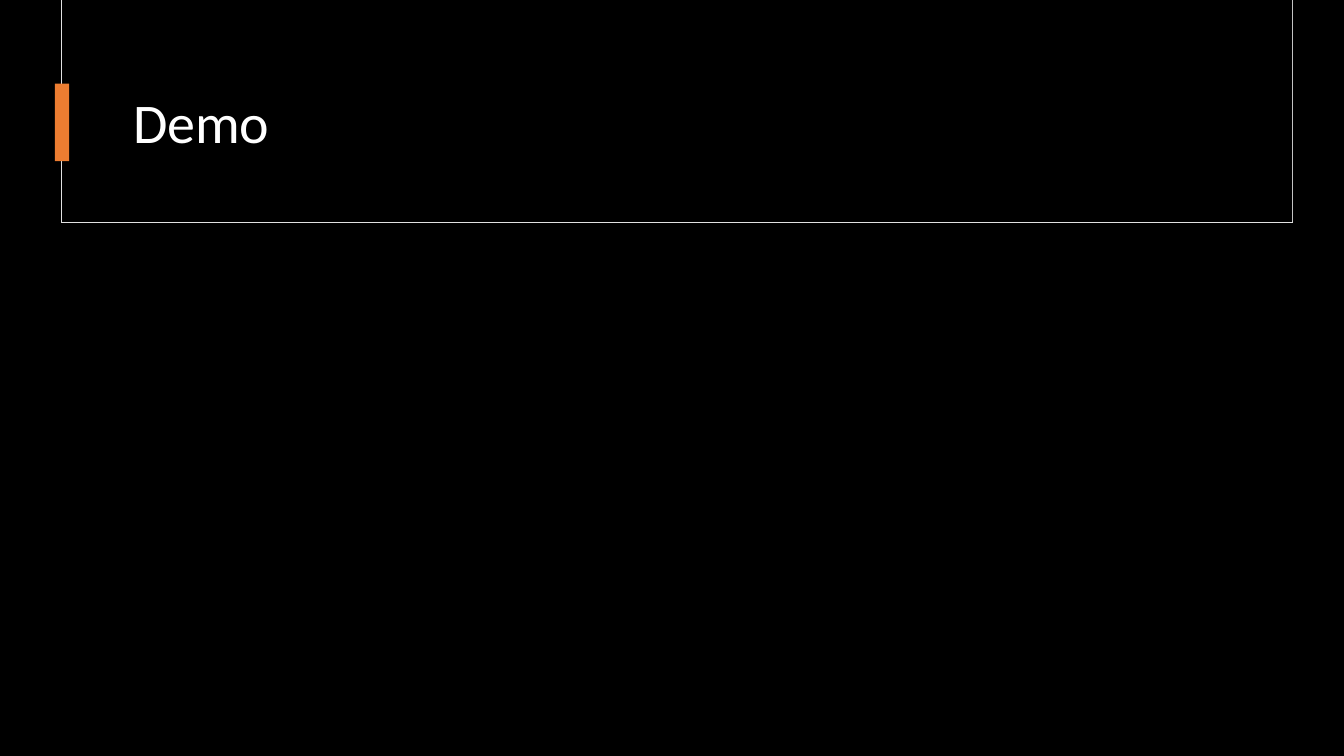
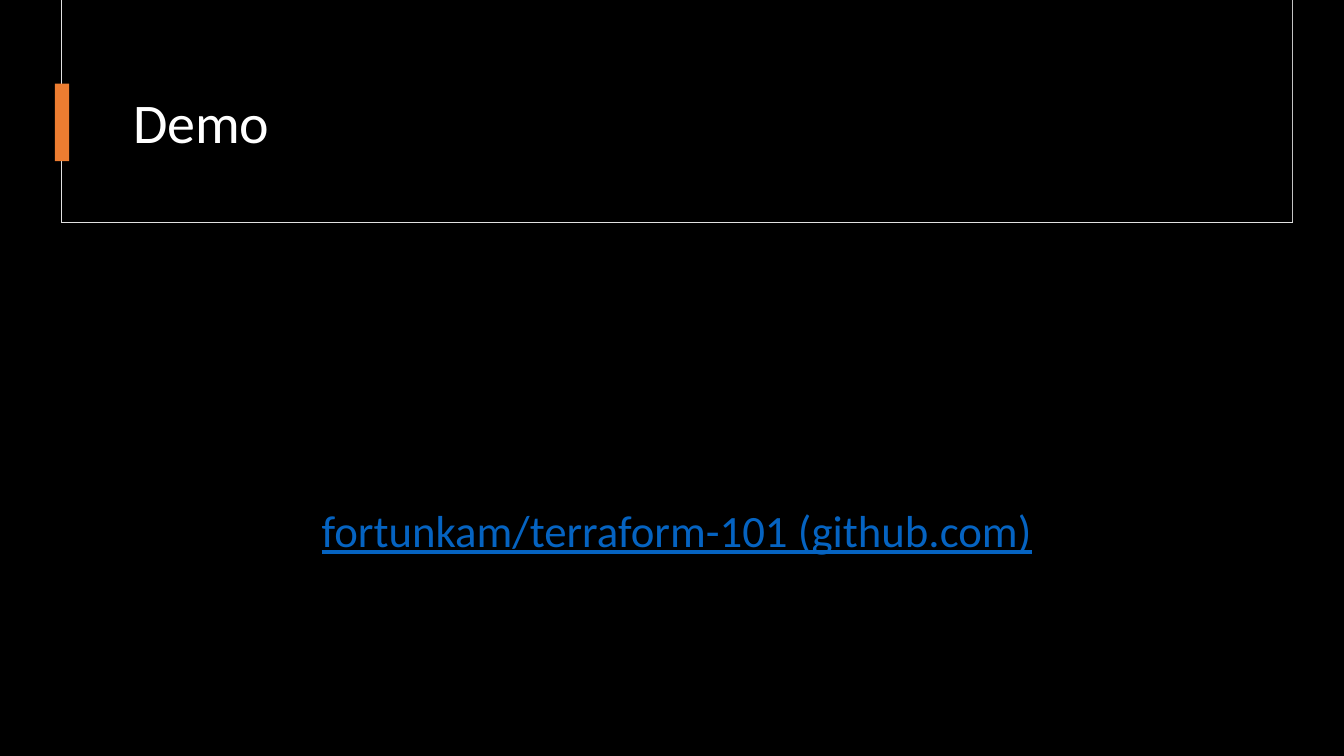
Before and after one commit to fortunkam/terraform-101, a slide deck: slide 8 of presentation/Terraform 101.pptx (slide 7 before the commit). Drawn at 1344x756 pixels with LibreOffice and Linux fonts; fonts in the diff are those of the drawing; background and template pictures are left out. Boxes give left, top, right and bottom in pixels: in the first picture for what was removed or moved away, otherwise in the second. Text is boxed around its words. In the diff, an @@ line names an element or a change of style, - is before the commit and + after.

```diff
--- a/presentation/Terraform 101.pptx
+++ b/presentation/Terraform 101.pptx
@@ text added at (x1=322, y1=514, x2=1032, y2=555), 32 pt, text #0563C1, underline @@
+fortunkam/terraform-101 (github.com)
```
Also in this commit, not shown: 2 other slides changed, 2 slides added, 2 other files.
